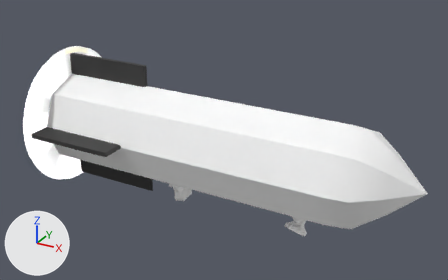
What one commit did to the FBX model Assets/_Prototypes/BrutalistCity/Models/Big airship 1.fbx.
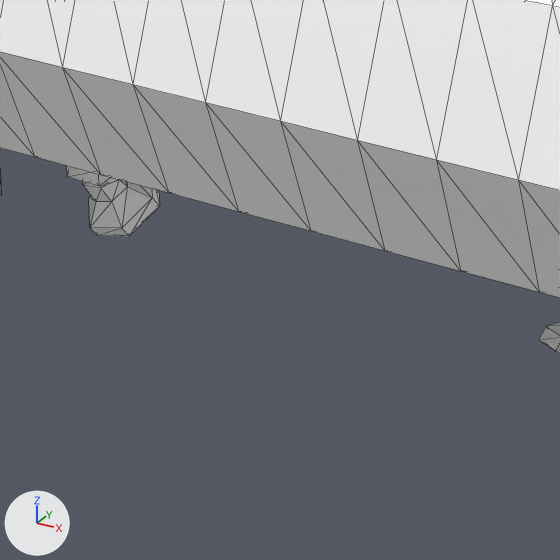
Old and new are each drawn whole from a 50 mm camera at (9.43, -10.12, 8.27) aimed at (3.84, 0.04, 3.19) and again close up on the part from 34% to 65% of the width and 51% to 100% of the height. The axes (+X, +Y, +Z) are drawn at lower left. The lights are the same throughout. The close-ups show mesh edges as thin lines. Where no turn or scale is listed for an object, it has been applied to the vertices.

In view in the first close-up: 'Big Airship1', 'Spotlight'.
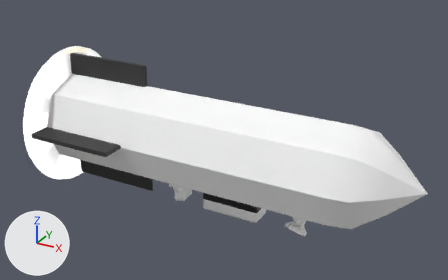
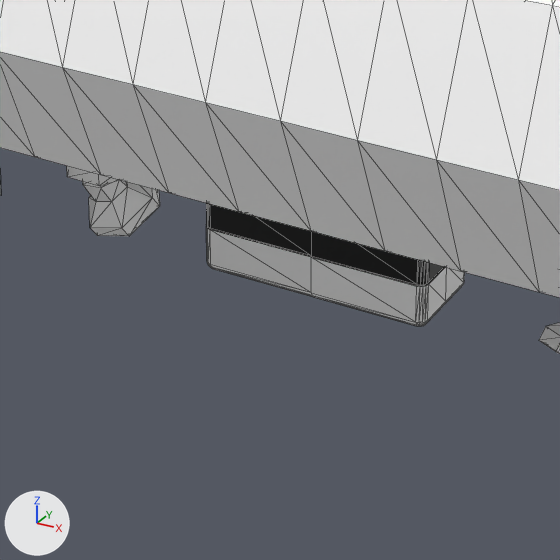
Boxes [x1, y1, x2, y2] around the edits, measured in the close-ups (560 x 560 px):
'Big Airship1', reshaped: before [0, 0, 560, 298]; after [0, 0, 560, 326]
part 1 of me_mesh, added: after [206, 203, 465, 326]

Edits to the bpy script that builds the scene:
```text
Add mat_glass:
    mat_glass = principled_material('Glass')
    mat_glass.base_color = (0.000303, 0.000303, 0.000303)  # black #010101
Change me_mesh:
    used by ob_big_airship1; location = (0.0, 0.0, 3.041)
    remove me_mesh.from_pydata(...)  # 245 vertices, 486 faces; spans x 0.0..7.94, y -1.47..1.47, z -1.47..1.47
    add me_mesh.from_pydata(...)  # 415 vertices, 822 faces; spans x 0.0..7.94, y -1.47..1.47, z -1.47..1.47
    me_mesh part 1: a new loose piece of 170 vertices spanning x 3.49..4.76, y -0.25..0.25, z -1.41..-0.9
    add me_mesh.materials.append(mat_glass)  # black #010101
```
